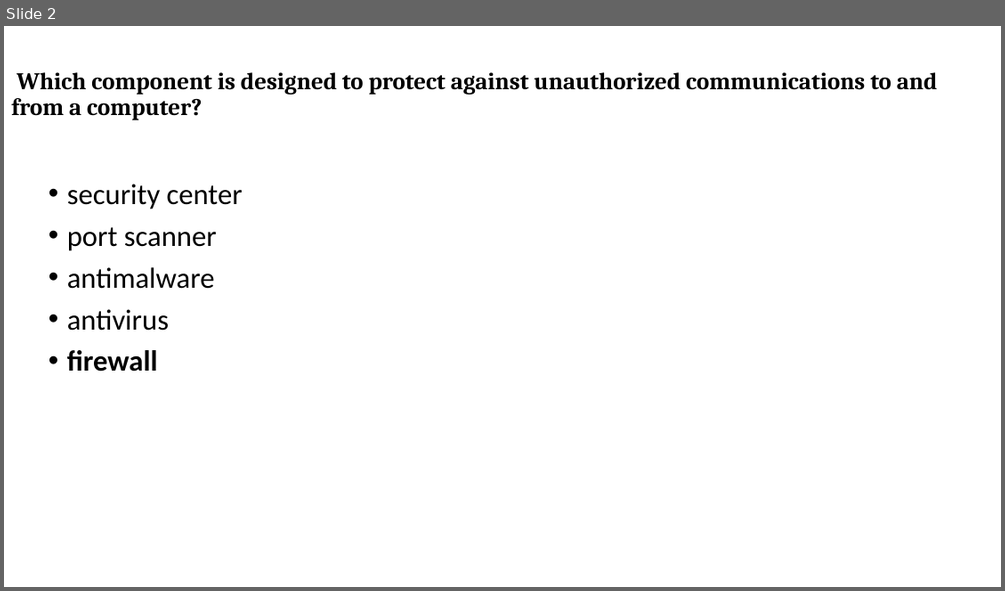
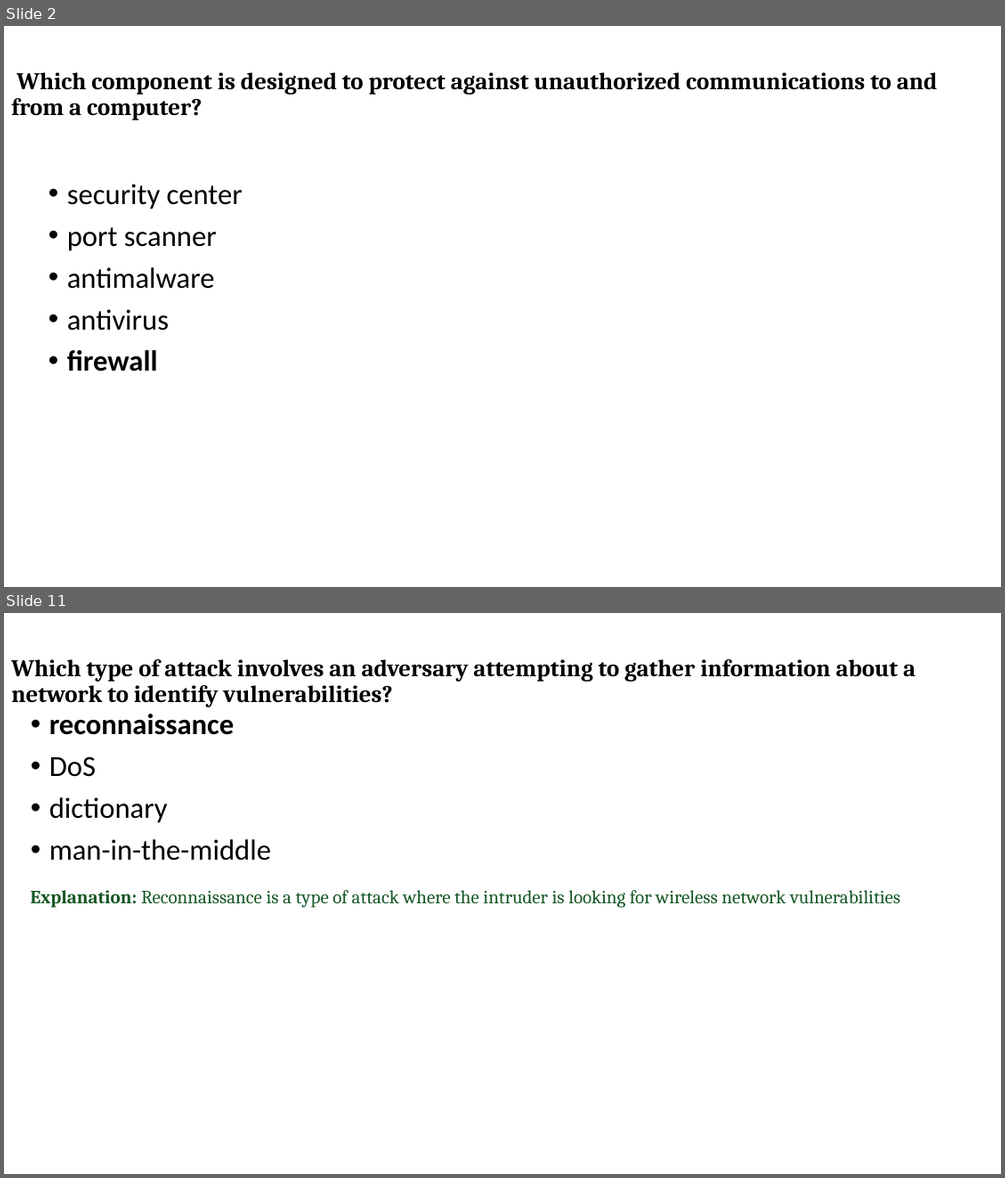
Before and after one commit to narsiimha/CCNA, a slide deck: PPT/QA/Module16-17.pptx. Shown one above the other, each under a label of ours: slide 2 before the commit, slides 2 and 11 after it; the slides between them are not shown. The pictures are 1005x591 and 1005x1178 pixels, drawn with LibreOffice and Linux fonts; fonts in the diff are those of the drawing. Boxes give left, top, right and bottom in pixels: in the first picture for what was removed or moved away, otherwise in the second. Text is boxed around its words. In the diff, an @@ line names an element or a change of style, - is before the commit and + after.

```diff
--- a/PPT/QA/Module16-17.pptx
+++ b/PPT/QA/Module16-17.pptx
@@ slide 11 added at (4,613,1001,1174), background #FFFFFF @@
@@ title added at (11,659,915,707), 23 pt, text #000000, bold @@
+Which type of attack involves an adversary attempting to gather information about a network to identify vulnerabilities?
@@ text added at (49,714,271,860), 28 pt, text #000000 @@
+• reconnaissance
+• DoS
+• dictionary
+• man-in-the-middle
@@ text added at (31,890,900,908), 18 pt, text #155724 @@
+Explanation: Reconnaissance is a type of attack where the intruder is looking for wireless network vulnerabilities
```
Also in this commit, not shown: 65 other slides added, 6 other files.
